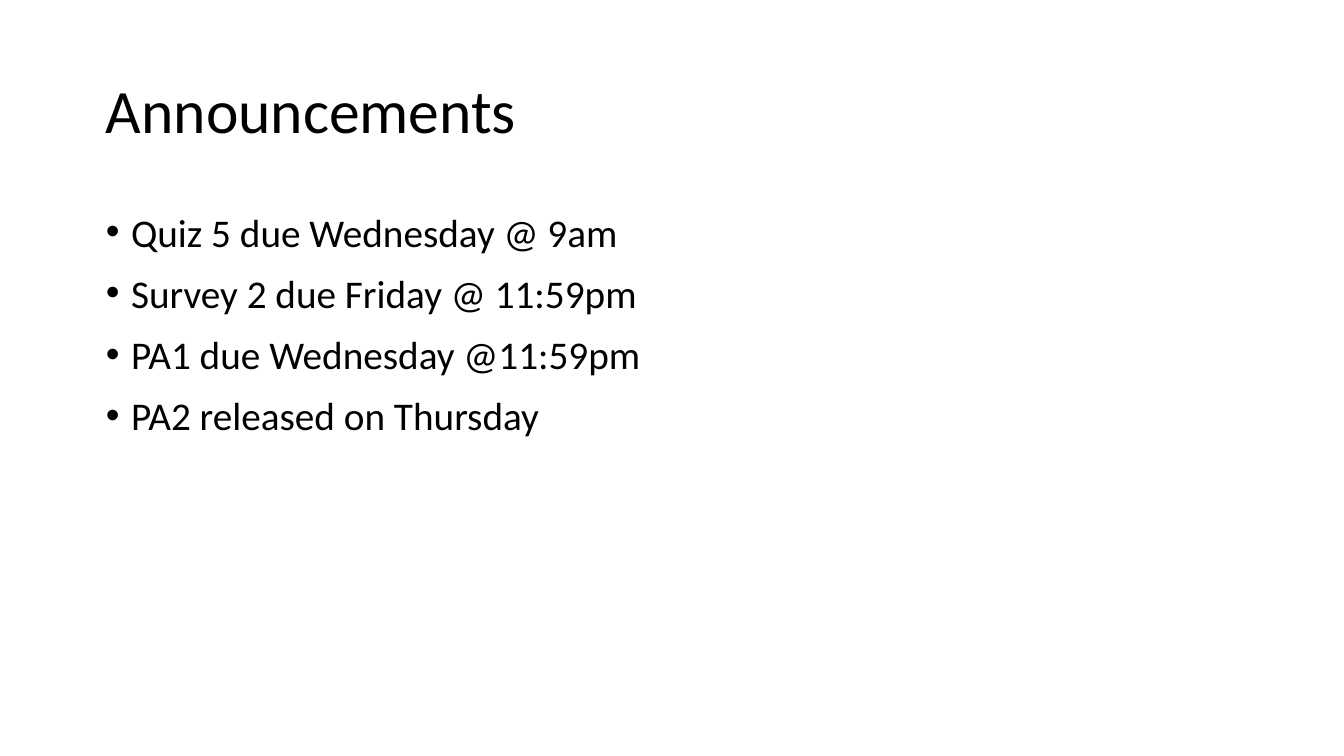
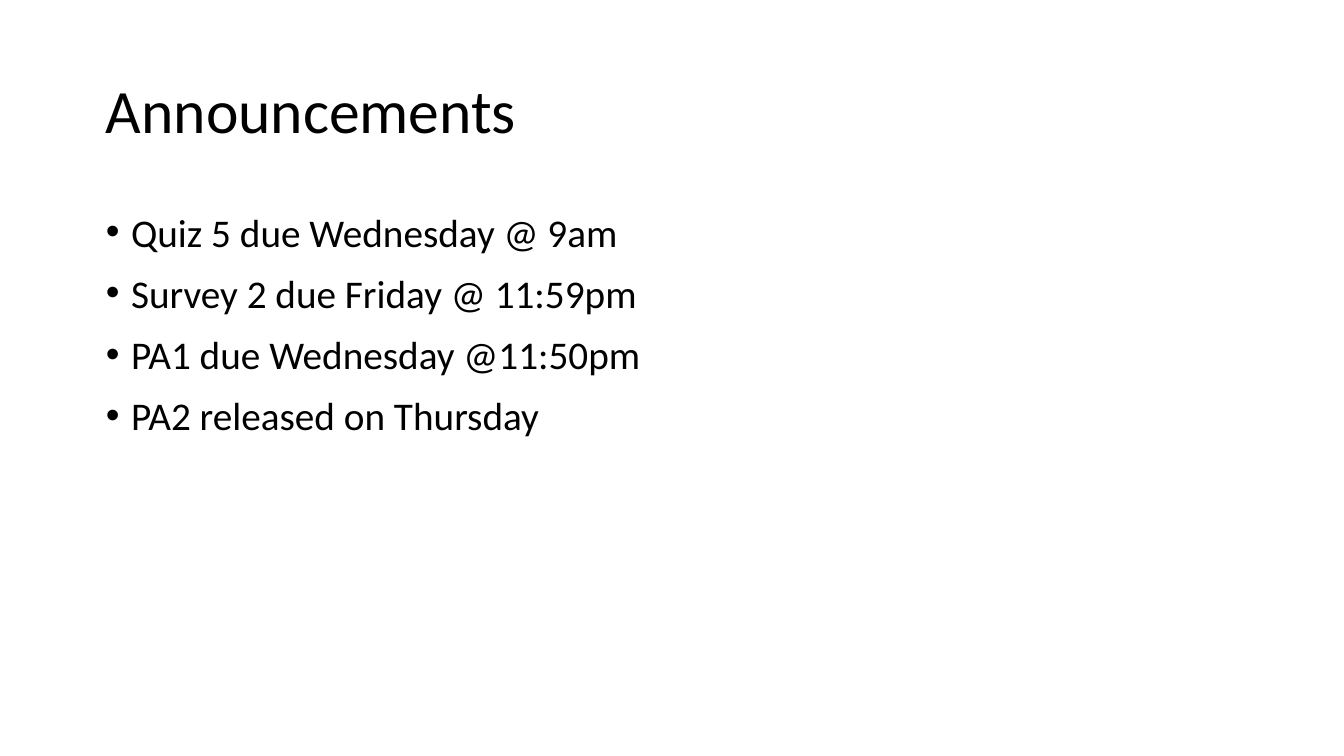
Before and after one commit to ucsd-cse12-f20/ucsd-cse12-f20.github.io, a slide deck: slide 2 of lectures/lecture-05/Lecture-Live A00/Lecture 05 - Lecture.pptx. Drawn at 1344x756 pixels with LibreOffice and Linux fonts; fonts in the diff are those of the drawing. Boxes give left, top, right and bottom in pixels: in the first picture for what was removed or moved away, otherwise in the second. Text is boxed around its words. In the diff, an @@ line names an element or a change of style, - is before the commit and + after.

```diff
--- a/lectures/lecture-05/Lecture-Live A00/Lecture 05 - Lecture.pptx
+++ b/lectures/lecture-05/Lecture-Live A00/Lecture 05 - Lecture.pptx
@@ text at [131, 341, 640, 376]: text changed @@
-• PA1 due Wednesday @11:59pm
+• PA1 due Wednesday @11:50pm
```
Also in this commit, not shown: 1 other slide changed, 1 other file.
